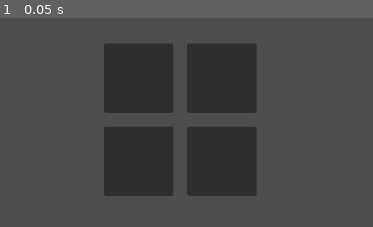
Above: before the commit, frame 1.
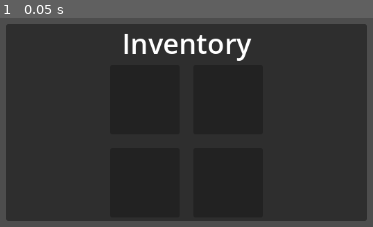
Above: after the commit, the same moment.

Repository: Xiphereal/AceAttorneyInventory
Game: Godot game, scene res://scenes/inventory.tscn
Same seed, same stepped clock (60 frames per second), same inputs: the game is played once before the commit and once after it. The project has no main scene, so this scene is started directly.
Inputs:
- Up to frame 1 (0.05 s): no input

The runs differ from the first frame. In frame 1, 67% of the frame differs, in the area x 1-99%, y 2-98%.

Commit message:
feat: add inventory label and background

Diff:
--- a/scenes/inventory.tscn
+++ b/scenes/inventory.tscn
@@ -1,46 +1,68 @@
-[gd_scene format=3 uid="uid://715tartby11i"]
+[gd_scene load_steps=4 format=3 uid="uid://715tartby11i"]
+
+[sub_resource type="Theme" id="Theme_x7lis"]
+Label/font_sizes/font_size = 23
+
+[sub_resource type="Theme" id="Theme_0q0bn"]
+Label/font_sizes/font_size = 30
+
+[sub_resource type="LabelSettings" id="LabelSettings_f0hrc"]
+font_size = 40
 
 [node name="Inventory" type="Control"]
 layout_mode = 3
 anchors_preset = 15
 anchor_right = 1.0
 anchor_bottom = 1.0
-offset_left = -9.0
-offset_top = -4.0
-offset_right = -9.0
-offset_bottom = -4.0
 grow_horizontal = 2
 grow_vertical = 2
+theme = SubResource("Theme_x7lis")
 
-[node name="GridContainer" type="GridContainer" parent="."]
+[node name="PanelContainer" type="PanelContainer" parent="."]
 layout_mode = 1
 anchors_preset = 8
 anchor_left = 0.5
 anchor_top = 0.5
 anchor_right = 0.5
 anchor_bottom = 0.5
-offset_left = -102.0
-offset_top = -102.0
-offset_right = 102.0
-offset_bottom = 102.0
+offset_left = -260.0
+offset_top = -142.0
+offset_right = 260.0
+offset_bottom = 142.0
 grow_horizontal = 2
 grow_vertical = 2
+
+[node name="VBoxContainer" type="VBoxContainer" parent="PanelContainer"]
+layout_mode = 2
+
+[node name="Label" type="Label" parent="PanelContainer/VBoxContainer"]
+layout_mode = 2
+theme = SubResource("Theme_0q0bn")
+text = "Inventory"
+label_settings = SubResource("LabelSettings_f0hrc")
+horizontal_alignment = 1
+vertical_alignment = 1
+
+[node name="GridContainer" type="GridContainer" parent="PanelContainer/VBoxContainer"]
+layout_mode = 2
+size_flags_horizontal = 4
+size_flags_vertical = 4
 theme_override_constants/h_separation = 20
 theme_override_constants/v_separation = 20
 columns = 2
 
-[node name="Panel" type="Panel" parent="GridContainer"]
+[node name="Panel" type="Panel" parent="PanelContainer/VBoxContainer/GridContainer"]
 custom_minimum_size = Vector2(100, 100)
 layout_mode = 2
 
-[node name="Panel2" type="Panel" parent="GridContainer"]
+[node name="Panel2" type="Panel" parent="PanelContainer/VBoxContainer/GridContainer"]
 custom_minimum_size = Vector2(100, 100)
 layout_mode = 2
 
-[node name="Panel3" type="Panel" parent="GridContainer"]
+[node name="Panel3" type="Panel" parent="PanelContainer/VBoxContainer/GridContainer"]
 custom_minimum_size = Vector2(100, 100)
 layout_mode = 2
 
-[node name="Panel4" type="Panel" parent="GridContainer"]
+[node name="Panel4" type="Panel" parent="PanelContainer/VBoxContainer/GridContainer"]
 custom_minimum_size = Vector2(100, 100)
 layout_mode = 2
